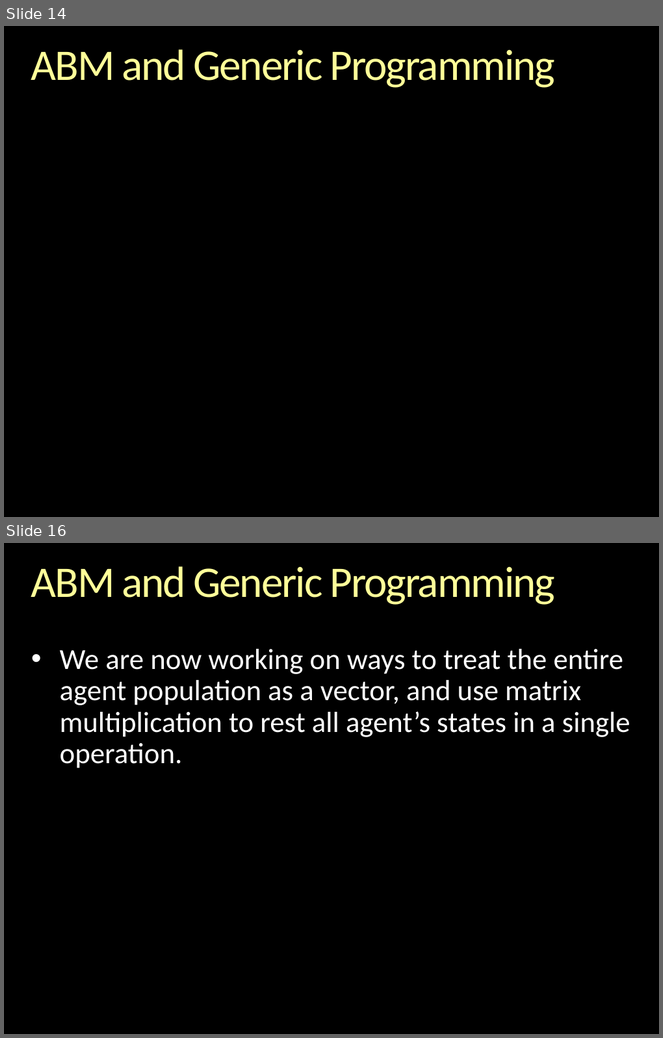
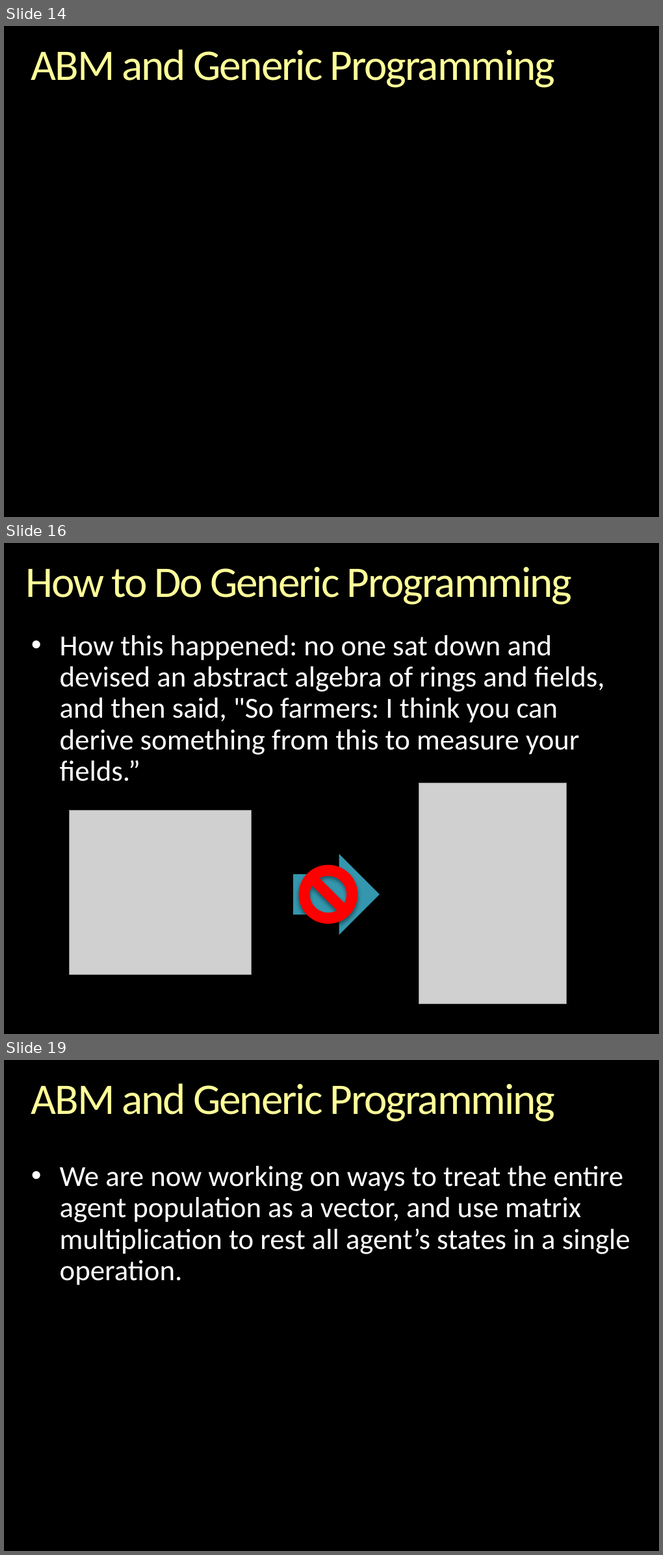
Before and after one commit to gcallah/indras_net, a slide deck: docs/GenericProgrammingAndABM.pptx. Shown one above the other, each under a label of ours: slides 14 and 16 before the commit, slides 14, 16 and 19 after it; the slides between them are not shown. The pictures are 663x1038 and 663x1555 pixels, drawn with LibreOffice and Linux fonts; fonts in the diff are those of the drawing; grey boxes stand for pictures; background and template pictures are left out. Boxes give left, top, right and bottom in pixels: in the first picture for what was removed or moved away, otherwise in the second. Text is boxed around its words. In the diff, an @@ line names an element or a change of style, - is before the commit and + after.

```diff
--- a/docs/GenericProgrammingAndABM.pptx
+++ b/docs/GenericProgrammingAndABM.pptx
@@ slide 16 added at bbox=[4, 543, 659, 1034], background picture (left out) @@
@@ title added at bbox=[26, 566, 572, 605], 48 pt, text gradient #FFFFB9 to #FFFF99 to #F6AE1E @@
+How to Do Generic Programming
@@ text added at bbox=[60, 635, 605, 782], 32 pt, text #FFFFFF @@
+• How this happened: no one sat down and devised an abstract algebra of rings and fields, and then said, "So farmers: I think you can derive something from this to measure your fields.”
@@ picture added at bbox=[419, 783, 566, 1005] @@
@@ picture added at bbox=[70, 810, 252, 975] @@
@@ right arrow added at bbox=[294, 854, 380, 935], fill #3497AE @@
@@ no-entry sign added at bbox=[299, 865, 358, 925], fill #FF0000 @@
@@ what was slide 16 is now slide 19 @@
```
Also in this commit, not shown: 3 other slides added, 1 slide removed, 4 other files.
